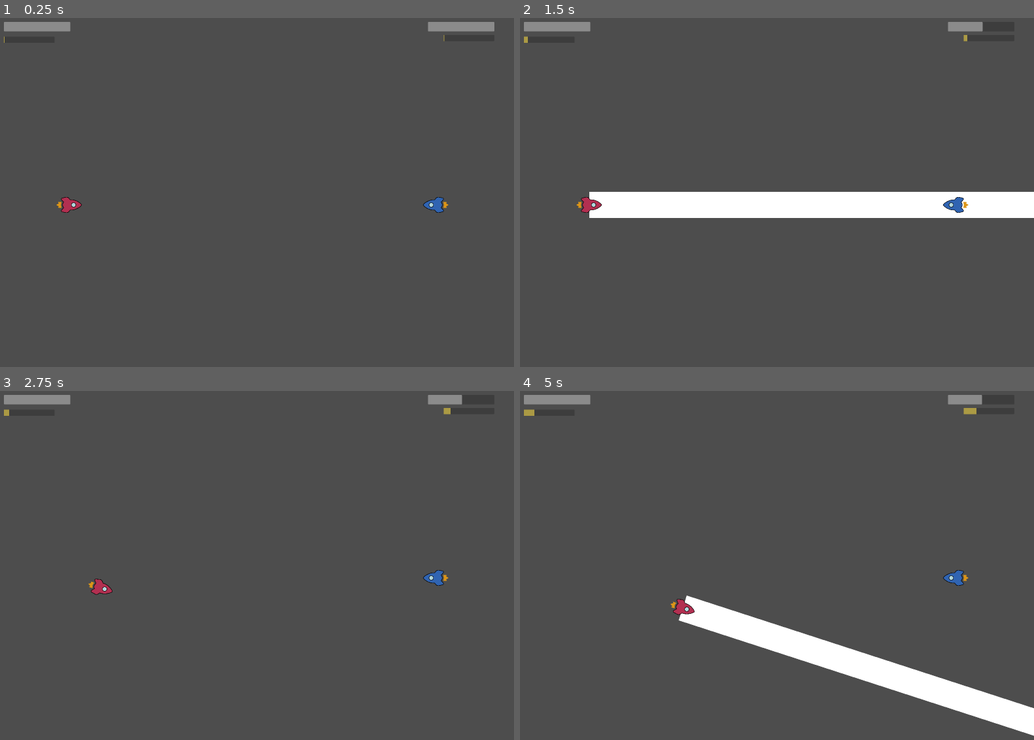
Above: before the commit, frames 1-4 (two rows, left to right).
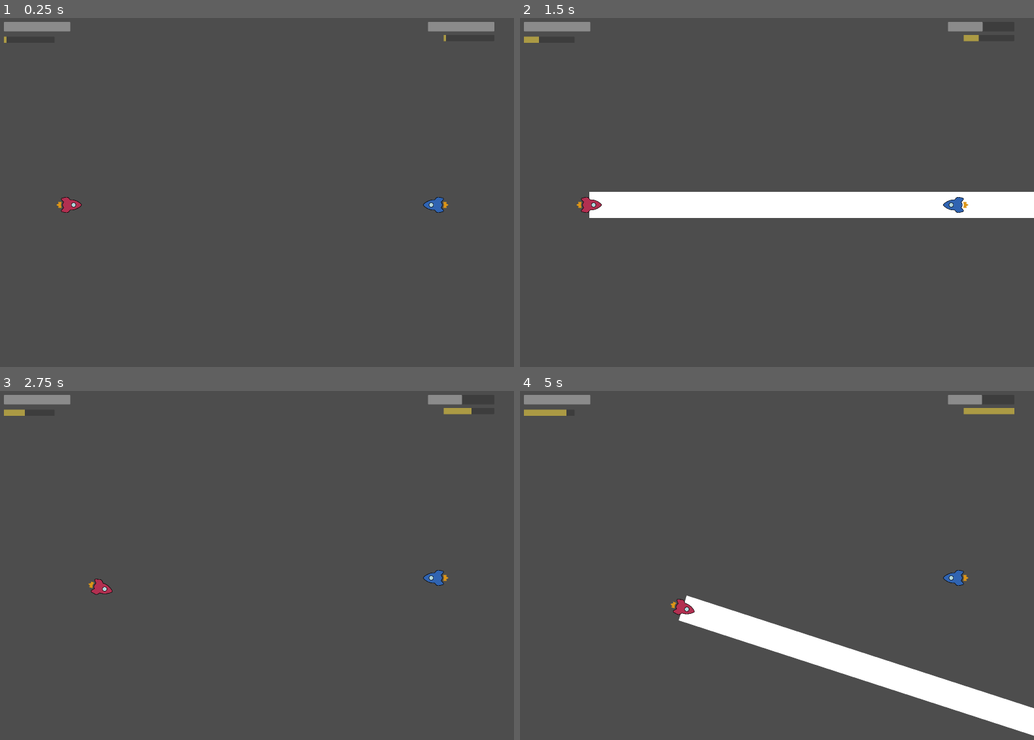
Above: after the commit, the same moments.

Repository: RajwolChapagain/Arcade-Game
Game: Godot game, scene res://main.tscn
Same seed, same stepped clock (60 frames per second), same inputs: the game is played once before the commit and once after it.
Inputs:
- Up to frame 1 (0.25 s): no input
- Up to frame 2 (1.5 s): tap Enter (p1_super) at 0.5 s; hold W (p1_thrust) 0.53-1.28 s; tap Up (p1_fire) at 0.6 s; tap A (p1_rotate_anticlockwise) at 1.35 s
- Up to frame 3 (2.75 s): tap Space at 2 s; hold W (p1_thrust) from 2.03 s (still down); tap D (p1_rotate_clockwise) at 2.1 s
- Up to frame 4 (5 s): tap Enter (p1_super) at 2.85, 4.25 s; release W (p1_thrust) at 3.53 s; tap Up (p1_fire) at 3.6 s; tap A (p1_rotate_anticlockwise) at 4.35 s

The runs differ from the first frame. In frame 1, less than 0.1% of the frame differs, in the area x 0-87%, y 4-8%; in frame 2, less than 0.1%; in frame 3, 0.1%; in frame 4, 0.3%, in the area x 2-97%, y 4-8%.

Commit message:
Fix super increase calculation

Diff:
--- a/ship/ship.gd
+++ b/ship/ship.gd
@@ -63,7 +63,7 @@
 		thrust_direction = transform.x
 	else:
 		current_speed -= DECELERATION * delta
-		super_percentage += TIME_TO_FILL_SUPER * delta
+		super_percentage += 100 * delta / TIME_TO_FILL_SUPER #Where 100 is max percentage
 		super_percentage = clamp(super_percentage, 0, 100)
 		super_percentage_changed.emit(super_percentage)
 
